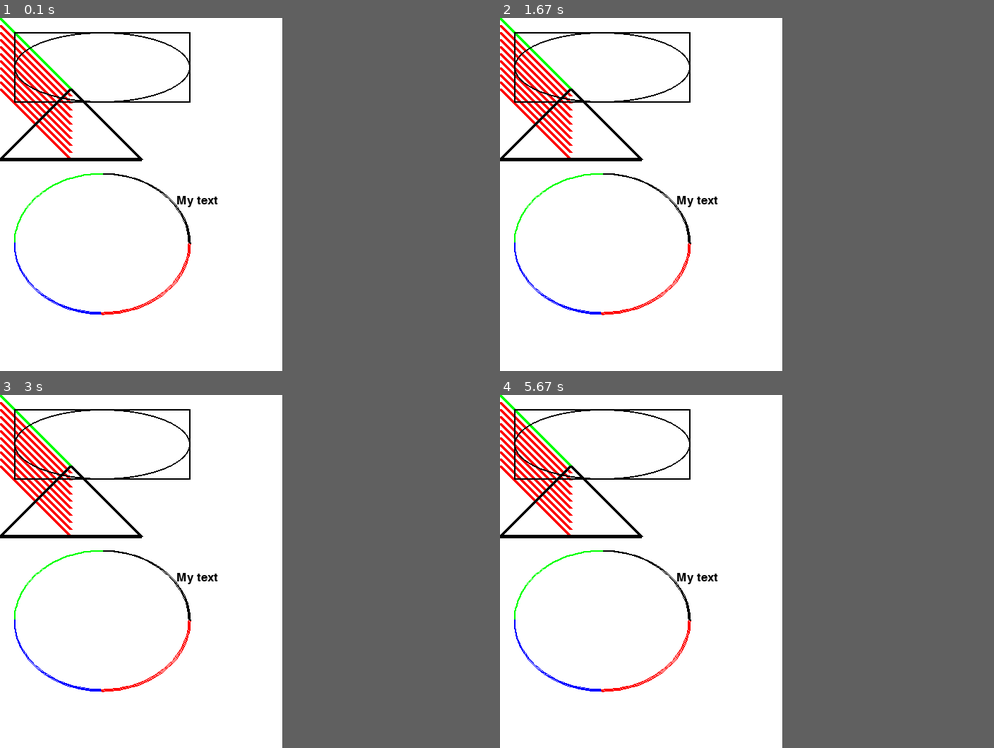
Above: before the commit, frames 1-4 (two rows, left to right).
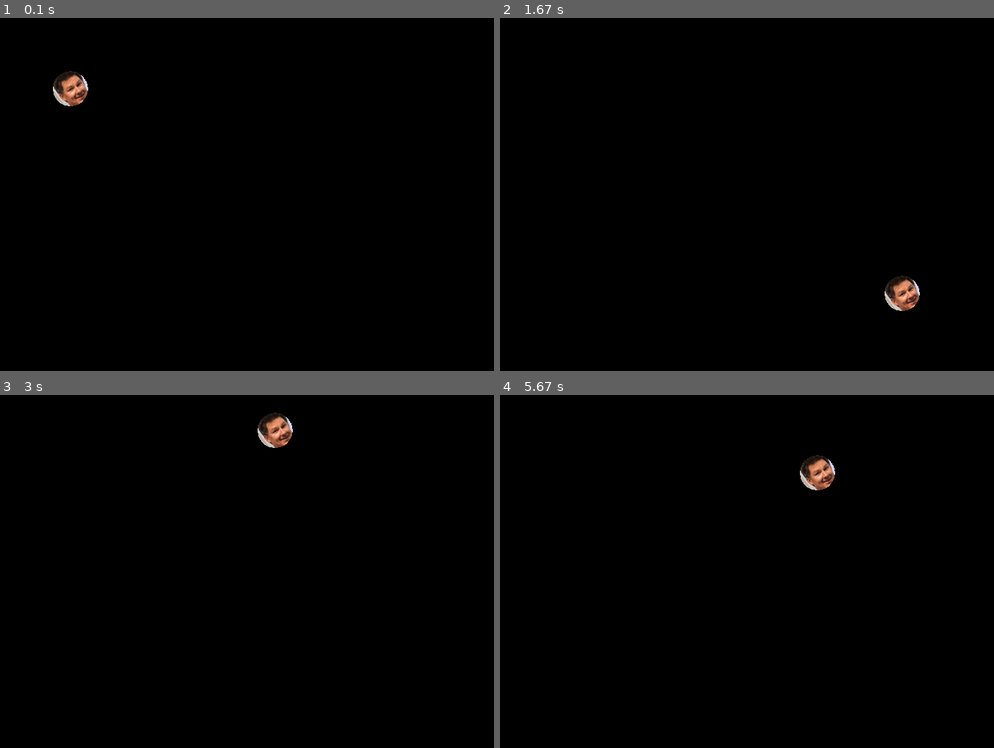
Above: after the commit, the same moments.

Repository: philipsouthwell/pygame-headsmash
Game: pygame game, started from tie-slap.py
The game is run twice, just before and just after one commit, with the same random seed, the same clock (stepped at 60 frames per second) and the same inputs.
Inputs:
- Up to frame 1 (0.1 s): no input
- Up to frame 2 (1.67 s): no input
- Up to frame 3 (3 s): no input
- Up to frame 4 (5.67 s): no input
The window is 400x500 before the commit and 700x500 after it. Grey fills any space a smaller window leaves; there, only what the larger window draws over its background counts as a difference.

The runs differ from the first frame. In frame 1, 56% of the frame differs, in the area x 0-58%, y 0-100%; in frame 2, 56%, in the area x 0-85%, y 0-100%; in frame 3, 56%; in frame 4, 56%.

Commit message:
We now have a moving head

Diff:
--- a/tie-slap.py
+++ b/tie-slap.py
@@ -1,100 +1,81 @@
 """
-Basic Pygame loop
-"""
-
-"""
- Simple graphics demo
+ Show how to use a sprite backed by a graphic.
 
  Sample Python/Pygame Programs
  Simpson College Computer Science
  http://programarcadegames.com/
  http://simpson.edu/computer-science/
 
+ Explanation video: http://youtu.be/vRB_983kUMc
 """
 
-# Import a library of functions called 'pygame'
 import pygame
-
-# Initialize the game engine
-pygame.init()
+head = pygame.image.load('media/head.png')
 
 # Define some colors
 BLACK    = (   0,   0,   0)
 WHITE    = ( 255, 255, 255)
-BLUE     = (   0,   0, 255)
 GREEN    = (   0, 255,   0)
 RED      = ( 255,   0,   0)
 
-PI = 3.141592653
+pygame.init()
 
-# Set the height and width of the screen
-size = (400, 500)
+# Set the width and height of the screen [width, height]
+size = (700, 500)
 screen = pygame.display.set_mode(size)
 
-pygame.display.set_caption("Tie Slap - The game where you are slap or get slapped")
+pygame.display.set_caption("Slap or be slapped")
 
 #Loop until the user clicks the close button.
 done = False
+
+# Used to manage how fast the screen updates
 clock = pygame.time.Clock()
 
-# Loop as long as done == False
+# Starting x position of the rect
+rect_x = 50
+rect_y = 50
+
+# Speed and direction of rectangle
+rect_change_x = 5
+rect_change_y = 5
+
+# -------- Main Program Loop -----------
 while not done:
-
+    # --- Main event loop
     for event in pygame.event.get(): # User did something
         if event.type == pygame.QUIT: # If user clicked close
             done = True # Flag that we are done so we exit this loop
 
-    # All drawing code happens after the for loop and but
-    # inside the main while not done loop.
+    # --- Game logic should go here
 
-    # Clear the screen and set the screen background
-    screen.fill(WHITE)
+    # --- Drawing code should go here
 
-    # Draw on the screen a line from (0,0) to (100,100)
-    # 5 pixels wide.
-    pygame.draw.line(screen, GREEN, [0, 0], [100, 100], 5)
+    # First, clear the screen to white. Don't put other drawing commands
+    # above this, or they will be erased with this command.
+    screen.fill(BLACK)
 
-    # Draw on the screen several lines from (0,10) to (100,110)
-    # 5 pixels wide using a loop
-    for y_offset in range(0, 100, 10):
-        pygame.draw.line(screen, RED, [0, 10 + y_offset], [100, 110 + y_offset], 5)
+    # Draw the rectangle
+    # pygame.draw.rect(screen, WHITE, [rect_x, rect_y, 50, 50])
+    screen.blit(head, (rect_x, rect_y))
 
+    # Move the rectangle starting point
+    rect_x += rect_change_x
+    rect_y += rect_change_y
 
-    # Draw a rectangle
-    pygame.draw.rect(screen, BLACK, [20, 20, 250, 100], 2)
+    # Bounce the rectangle if needed
+    if rect_y > 450 or rect_y < 0:
+        rect_change_y = rect_change_y * -1
+    if rect_x > 650 or rect_x < 0:
+        rect_change_x = rect_change_x * -1
 
-    # Draw an ellipse, using a rectangle as the outside boundaries
-    pygame.draw.ellipse(screen, BLACK, [20, 20, 250, 100], 2)
-
-    # Draw an arc as part of an ellipse.
-    # Use radians to determine what angle to draw.
-    pygame.draw.arc(screen, BLACK, [20, 220, 250, 200], 0, PI / 2, 2)
-    pygame.draw.arc(screen, GREEN, [20, 220, 250, 200], PI / 2, PI, 2)
-    pygame.draw.arc(screen, BLUE, [20, 220, 250, 200], PI, 3 * PI / 2, 2)
-    pygame.draw.arc(screen, RED, [20, 220, 250, 200], 3 * PI / 2, 2 * PI, 2)
-
-    # This draws a triangle using the polygon command
-    pygame.draw.polygon(screen, BLACK, [[100, 100], [0, 200], [200, 200]], 5)
-
-    # Select the font to use. Default font, 25 pt size.
-    font = pygame.font.Font(None, 25)
-
-    # Render the text. "True" means anti-aliased text.
-    # Black is the color. This creates an image of the
-    # letters, but does not put it on the screen
-    text = font.render("My text", True, BLACK)
-
-    # Put the image of the text on the screen at 250x250
-    screen.blit(text, [250, 250])
-
-    # Go ahead and update the screen with what we've drawn.
-    # This MUST happen after all the other drawing commands.
+    # --- Go ahead and update the screen with what we've drawn.
     pygame.display.flip()
 
-    # This limits the while loop to a max of 60 times per second.
-    # Leave this out and we will use all CPU we can.
+    # --- Limit to 60 frames per second
     clock.tick(60)
 
-
-# Be IDLE friendly
+# Close the window and quit.
+# If you forget this line, the program will 'hang'
+# on exit if running from IDLE.
 pygame.quit()
Binary file added: media/head.png
